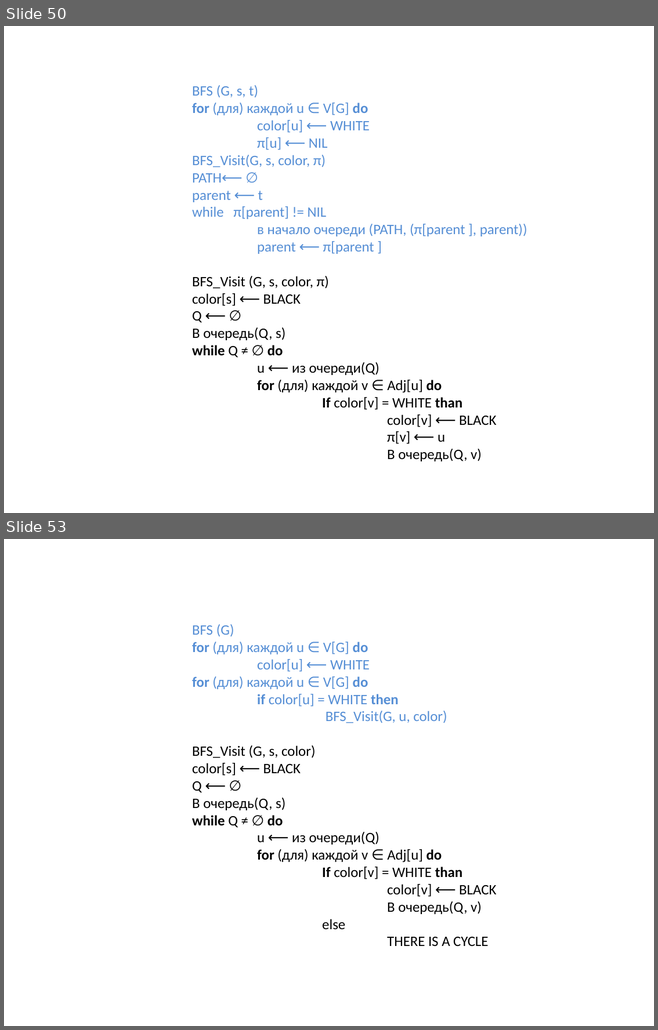
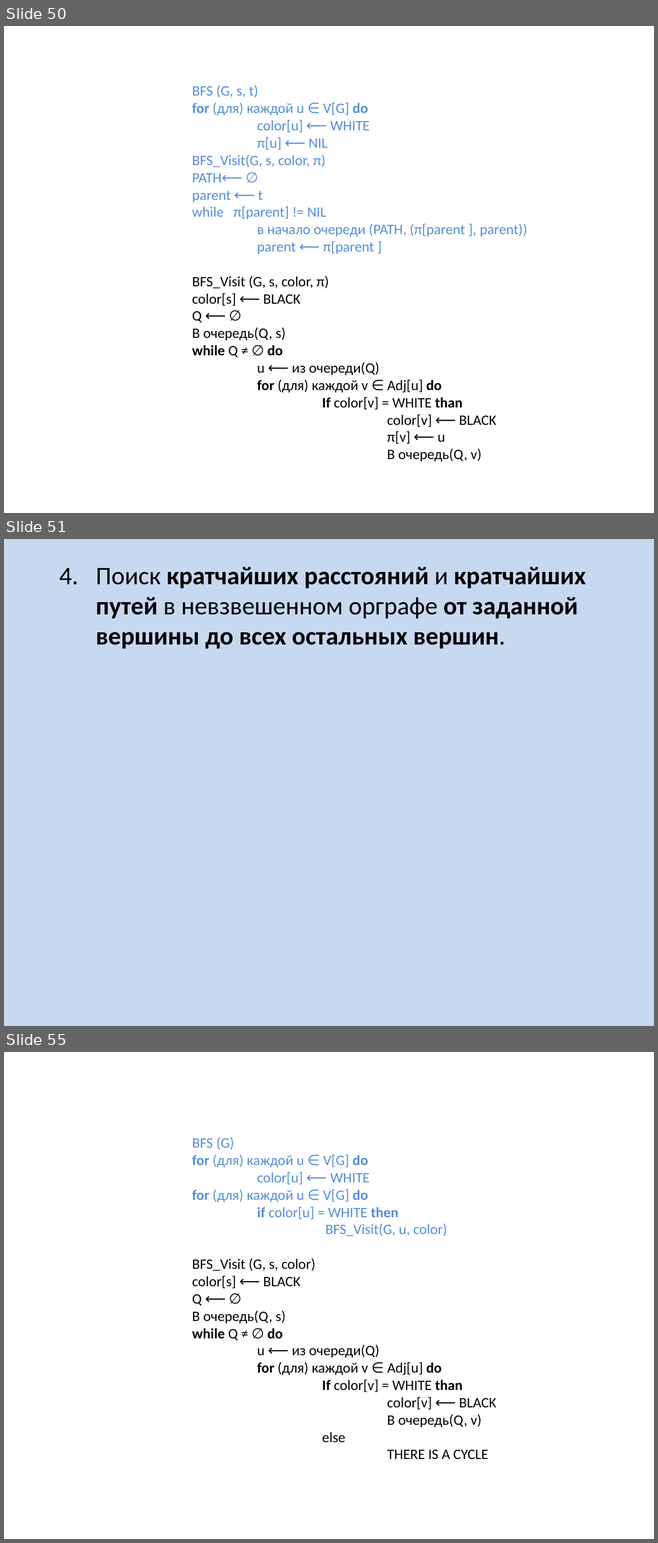
Before and after one commit to SteinbergOB/ANG, a slide deck: Презентации/Лекция 1.pptx. Shown one above the other, each under a label of ours: slides 50 and 53 before the commit, slides 50, 51 and 55 after it; the slides between them are not shown. The pictures are 658x1030 and 658x1543 pixels, drawn with LibreOffice and Linux fonts; fonts in the diff are those of the drawing. Boxes give left, top, right and bottom in pixels: in the first picture for what was removed or moved away, otherwise in the second. Text is boxed around its words. In the diff, an @@ line names an element or a change of style, - is before the commit and + after.

```diff
--- a/Презентации/Лекция 1.pptx
+++ b/Презентации/Лекция 1.pptx
@@ slide 51 added at box(4, 539, 654, 1026), background #C6D9F1 @@
@@ text added at box(96, 567, 585, 649), 28 pt, text #000000, bold @@
+4. Поиск кратчайших расстояний и кратчайших путей в невзвешенном орграфе от заданной вершины до всех остальных вершин.
@@ what was slide 53 is now slide 55 @@
```
Also in this commit, not shown: 1 slide changed, 2 other slides added, 2 slides removed.
